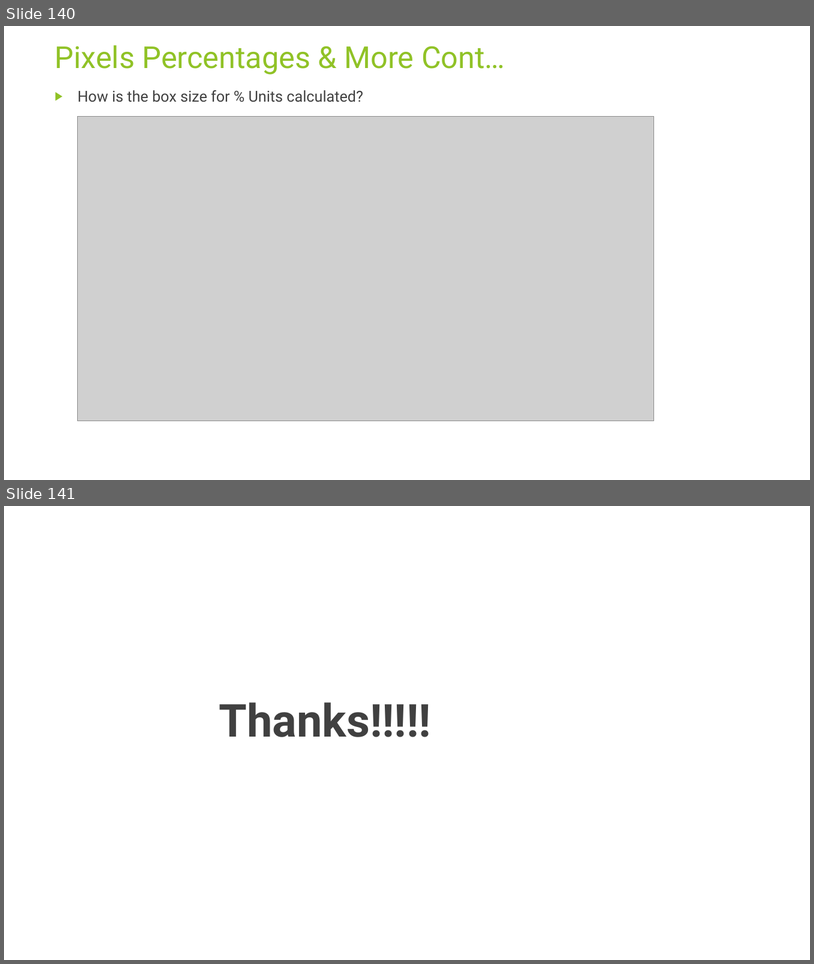
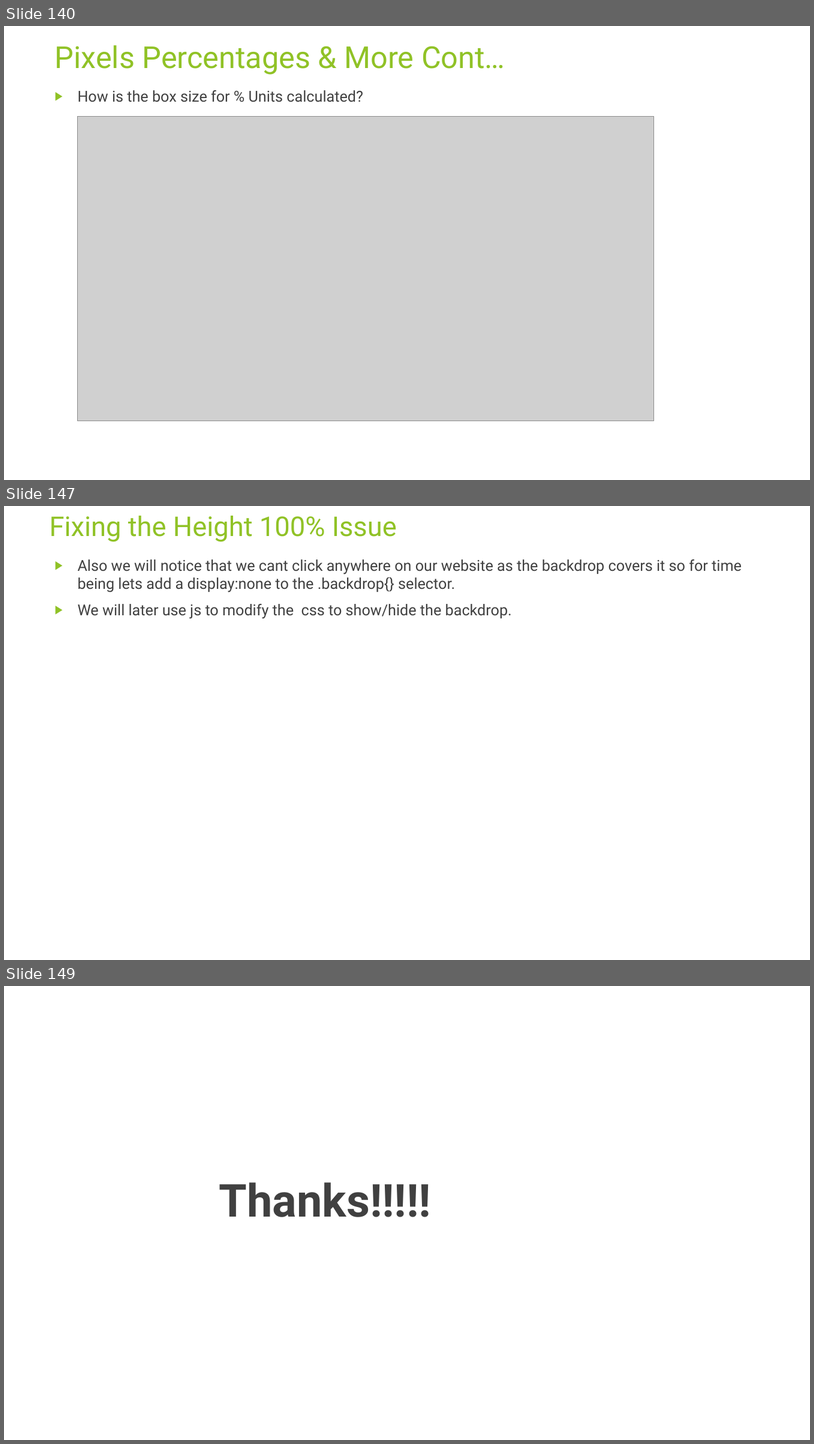
Before and after one commit to rudhrainfogain/CSS, a slide deck: PPT/Css-v8.pptx. Shown one above the other, each under a label of ours: slides 140 and 141 before the commit, slides 140, 147 and 149 after it; the slides between them are not shown. The pictures are 814x964 and 814x1444 pixels, drawn with LibreOffice and Linux fonts; fonts in the diff are those of the drawing; grey boxes stand for pictures. Boxes give left, top, right and bottom in pixels: in the first picture for what was removed or moved away, otherwise in the second. Text is boxed around its words. In the diff, an @@ line names an element or a change of style, - is before the commit and + after.

```diff
--- a/PPT/Css-v8.pptx
+++ b/PPT/Css-v8.pptx
@@ slide 147 added at [4,506,810,960], background #FFFFFF @@
@@ title added at [50,516,397,542], 32.4 pt, text #90C226 @@
+Fixing the Height 100% Issue
@@ text added at [78,559,742,619], 18 pt, text #404040 @@
+▶ Also we will notice that we cant click anywhere on our website as the backdrop covers it so for time being lets add a display:none to the .backdrop{} selector.
+▶ We will later use js to modify the css to show/hide the backdrop.
@@ what was slide 141 is now slide 149 @@
```
Also in this commit, not shown: 7 other slides added, 4 other files.
